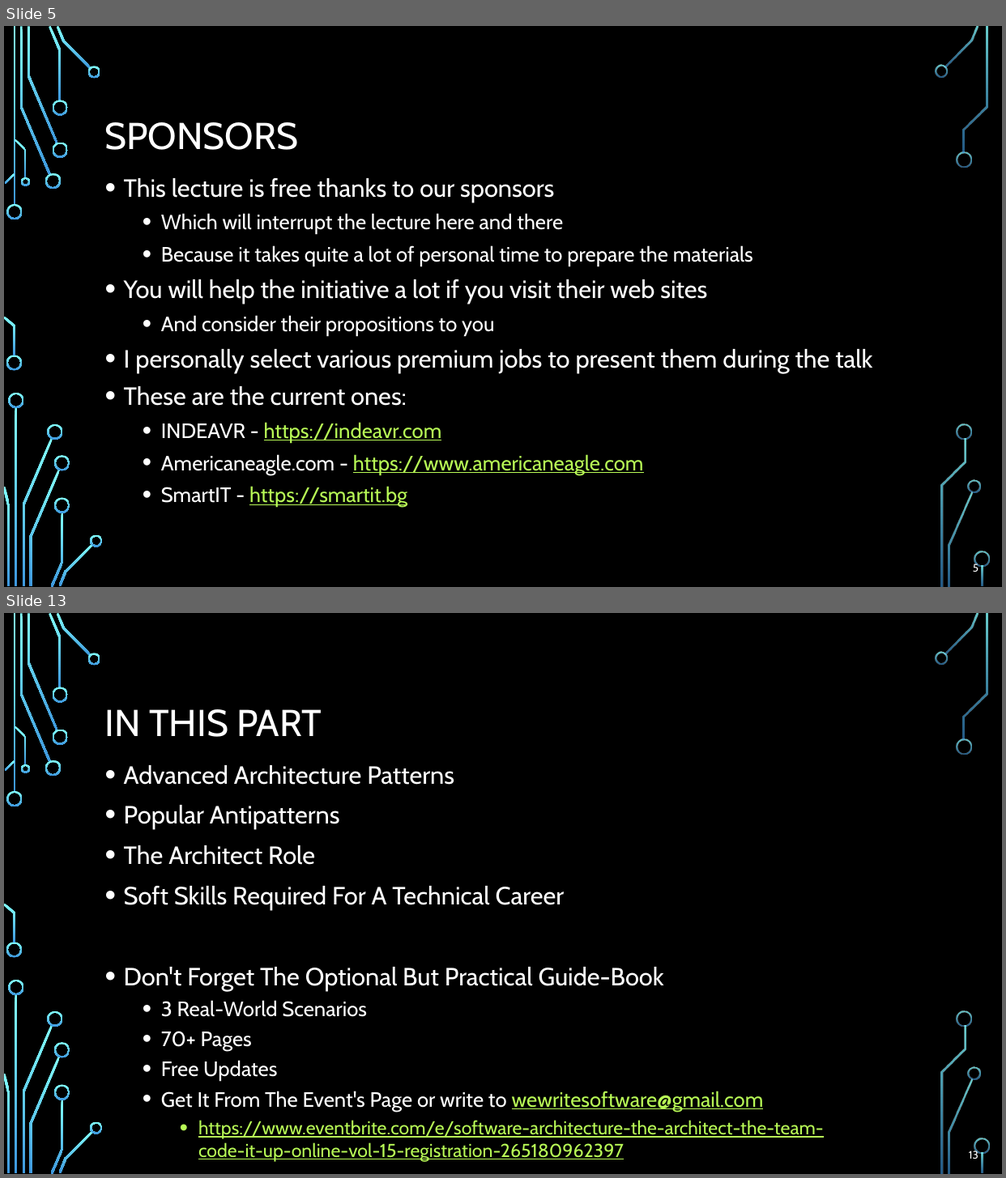
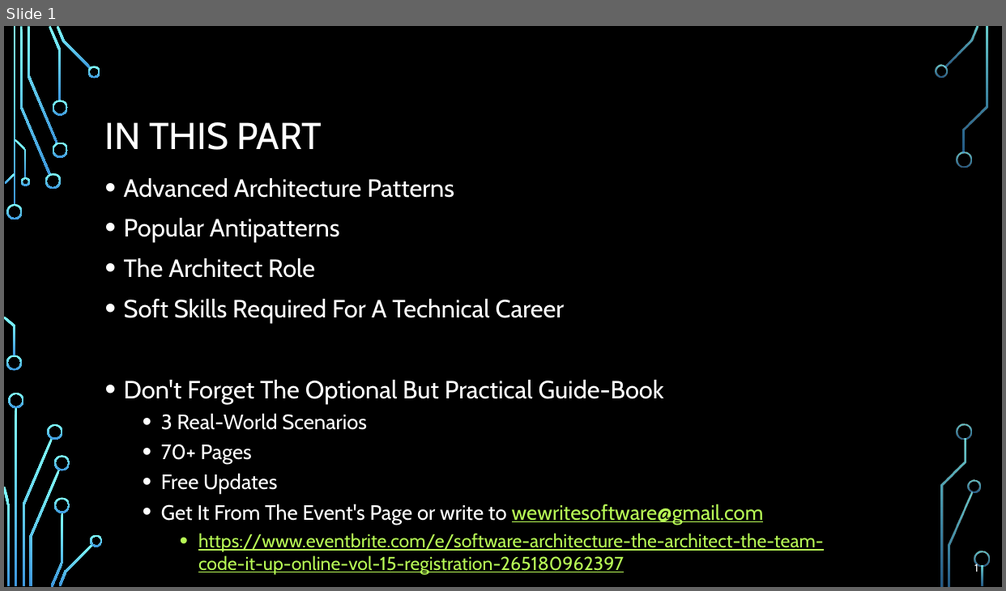
Before and after one commit to profjordanov/doctorate, a slide deck: resources/Software-Architecture-S/Presentation-Part7-The-Architect-Team.pptx. Shown one above the other, each under a label of ours: slides 5 and 13 before the commit, slide 1 after it; the slides between them are not shown. The pictures are 1006x1178 and 1006x591 pixels, drawn with LibreOffice and Linux fonts; fonts in the diff are those of the drawing; background and template pictures are left out. Boxes give left, top, right and bottom in pixels: in the first picture for what was removed or moved away, otherwise in the second. Text is boxed around its words. In the diff, an @@ line names an element or a change of style, - is before the commit and + after.

```diff
--- a/resources/Software-Architecture-S/Presentation-Part7-The-Architect-Team.pptx
+++ b/resources/Software-Architecture-S/Presentation-Part7-The-Architect-Team.pptx
@@ slide 5 removed at (4,26,1002,587), background picture (left out); not listed: 36 template elements that a slide beside it also shows @@
@@ title removed at (105,122,299,150) @@
-SPONSORS
@@ text removed at (124,178,872,507) @@
-• This lecture is free thanks to our sponsors
-  • Which will interrupt the lecture here and there
-  • Because it takes quite a lot of personal time to prepare the materials
-• You will help the initiative a lot if you visit their web sites
-  • And consider their propositions to you
-• I personally select various premium jobs to present them during the talk
-• These are the current ones:
-  • INDEAVR - https://indeavr.com
-  • Americaneagle.com - https://www.americaneagle.com
-  • SmartIT - https://smartit.bg
@@ page number removed at (973,563,978,572) @@
-5
@@ what was slide 13 is now slide 1 @@
@@ page number at (974,563,978,572): text changed @@
-13
+1
```
Also in this commit, not shown: 13 other slides removed.
